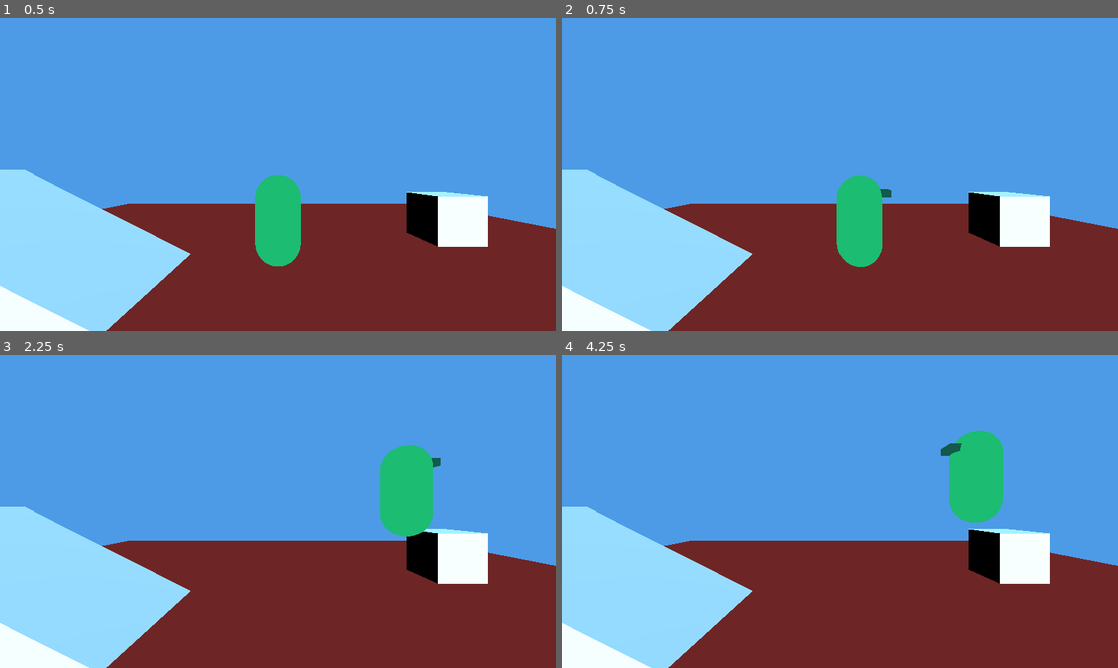
Above: before the commit, frames 1-4 (two rows, left to right).
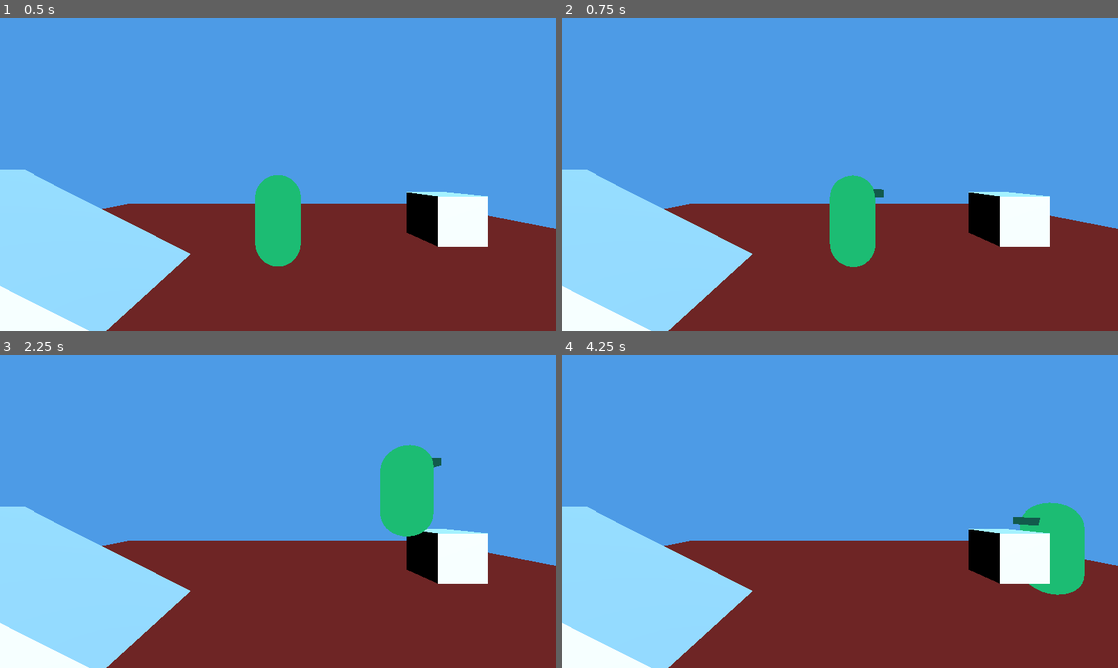
Above: after the commit, the same moments.

Repository: mcthaydt/cabaret-template
Game: Godot game, scene res://templates/base_scene_template.tscn
Two runs of this game, one before a commit and one after it. Both use one fixed random seed, a clock stepped at 60 frames per second and the inputs below.
Inputs (mouse positions are in pixels of both pictures, inside the frame that each line leads up to):
- Up to frame 1 (0.5 s): no input
- Up to frame 2 (0.75 s): tap Enter at 0.5 s; move the mouse to (962, 158) at 0.52 s; hold D (move_right) from 0.53 s (still down); hold Shift from 0.53 s (still down); click (962, 158) at 0.67 s
- Up to frame 3 (2.25 s): tap Space (jump) at 0.77, 2 s; release D (move_right) at 1.25 s; release Shift at 1.25 s; drag from (166, 527) to (250, 574) at 1.27 s; move the mouse to (333, 442) at 2.02 s; hold D (move_right) from 2.03 s (still down); tap Ctrl at 2.1 s
- Up to frame 4 (4.25 s): release D (move_right) at 2.75 s; drag from (812, 574) to (673, 464) at 2.77 s; tap Enter at 3.5 s; move the mouse to (1006, 558) at 3.52 s; hold A (move_left) from 3.53 s (still down); tap Alt at 3.6 s; tap Space (jump) at 3.77 s

Frame 1 is identical in both runs. In frame 2, 0.8% of the frame differs, in the area x 48-60%, y 50-80%; in frame 3, less than 0.1%; in frame 4, 4.8%, in the area x 68-94%, y 24-77%.

Commit message:
align with surface

Diff:
--- /dev/null
+++ b/scripts/ecs/components/align_with_surface_component.gd
@@ -0,0 +1,41 @@
+extends ECSComponent
+
+class_name AlignWithSurfaceComponent
+
+const COMPONENT_TYPE := StringName("AlignWithSurfaceComponent")
+
+@export_node_path("CharacterBody3D") var character_body_path: NodePath
+@export_node_path("Node3D") var visual_alignment_path: NodePath
+@export_node_path("Node") var floating_component_path: NodePath
+
+@export var smoothing_speed: float = 12.0
+@export var align_only_when_supported: bool = true
+@export var recent_support_tolerance: float = 0.2
+@export var fallback_up_direction: Vector3 = Vector3.UP
+
+func _init() -> void:
+	component_type = COMPONENT_TYPE
+
+func get_component_type() -> StringName:
+	return component_type
+
+func get_character_body() -> CharacterBody3D:
+	if character_body_path.is_empty():
+		return null
+	return get_node_or_null(character_body_path) as CharacterBody3D
+
+func get_visual_node() -> Node3D:
+	if visual_alignment_path.is_empty():
+		return null
+	return get_node_or_null(visual_alignment_path) as Node3D
+
+func get_floating_component() -> FloatingComponent:
+	if floating_component_path.is_empty():
+		return null
+	return get_node_or_null(floating_component_path) as FloatingComponent
+
+func has_recent_support(current_time: float, tolerance: float) -> bool:
+	var floating := get_floating_component()
+	if floating == null:
+		return false
+	return floating.has_recent_support(current_time, tolerance)
--- a/scripts/ecs/components/movement_component.gd
+++ b/scripts/ecs/components/movement_component.gd
@@ -7,8 +7,13 @@
 @export var max_speed: float = 6.0
 @export var acceleration: float = 20.0
 @export var deceleration: float = 25.0
+@export var use_second_order_dynamics: bool = true
+@export var response_frequency: float = 1.0
+@export var damping_ratio: float = 0.5
 @export_node_path("CharacterBody3D") var character_body_path: NodePath
 @export_node_path("Node") var input_component_path: NodePath
+
+var _horizontal_dynamics_velocity: Vector2 = Vector2.ZERO
 
 func _init() -> void:
     component_type = COMPONENT_TYPE
@@ -22,3 +27,12 @@
     if input_component_path.is_empty():
         return null
     return get_node_or_null(input_component_path)
+
+func get_horizontal_dynamics_velocity() -> Vector2:
+    return _horizontal_dynamics_velocity
+
+func set_horizontal_dynamics_velocity(value: Vector2) -> void:
+    _horizontal_dynamics_velocity = value
+
+func reset_dynamics_state() -> void:
+    _horizontal_dynamics_velocity = Vector2.ZERO
--- /dev/null
+++ b/scripts/ecs/systems/align_with_surface_system.gd
@@ -0,0 +1,73 @@
+extends ECSSystem
+
+class_name AlignWithSurfaceSystem
+
+const ALIGN_TYPE := StringName("AlignWithSurfaceComponent")
+
+func process_tick(delta: float) -> void:
+	var now := Time.get_ticks_msec() / 1000.0
+
+	for component in get_components(ALIGN_TYPE):
+		if component == null:
+			continue
+
+		var align_component: AlignWithSurfaceComponent = component as AlignWithSurfaceComponent
+		if align_component == null:
+			continue
+
+		var body: CharacterBody3D = align_component.get_character_body()
+		var visual: Node3D = align_component.get_visual_node()
+		if body == null or visual == null:
+			continue
+
+		if align_component.align_only_when_supported:
+			var tolerance := align_component.recent_support_tolerance
+			if not align_component.has_recent_support(now, tolerance):
+				continue
+
+		var target_up := body.up_direction.normalized()
+		if target_up.length() == 0.0:
+			target_up = align_component.fallback_up_direction.normalized()
+		if target_up.length() == 0.0:
+			target_up = Vector3.UP
+
+		var body_forward := _project_onto_plane(-body.global_transform.basis.z, target_up)
+		if body_forward.length() == 0.0:
+			body_forward = _project_onto_plane(-visual.global_transform.basis.z, target_up)
+		if body_forward.length() == 0.0:
+			body_forward = _project_onto_plane(Vector3.FORWARD, target_up)
+
+		if body_forward.length() == 0.0:
+			continue
+
+		body_forward = body_forward.normalized()
+
+		var target_right := body_forward.cross(target_up)
+		if target_right.length() == 0.0:
+			continue
+		target_right = target_right.normalized()
+
+		var target_forward := target_up.cross(target_right).normalized()
+
+		var target_basis := Basis(target_right, target_up, -target_forward).orthonormalized()
+		var current_basis := visual.global_transform.basis.orthonormalized()
+
+		var smoothing: float = max(align_component.smoothing_speed, 0.0)
+		var new_basis: Basis
+		if smoothing <= 0.0:
+			new_basis = target_basis
+		else:
+			var t: float = clamp(smoothing * delta, 0.0, 1.0)
+			var current_quat := current_basis.get_rotation_quaternion()
+			var target_quat := target_basis.get_rotation_quaternion()
+			var result_quat := current_quat.slerp(target_quat, t)
+			new_basis = Basis(result_quat)
+
+		var origin := visual.global_transform.origin
+		visual.global_transform = Transform3D(new_basis, origin)
+
+func _project_onto_plane(vector: Vector3, plane_normal: Vector3) -> Vector3:
+	var normal := plane_normal.normalized()
+	if normal.length() == 0.0:
+		return Vector3.ZERO
+	return vector - normal * vector.dot(normal)
--- a/scripts/ecs/systems/movement_system.gd
+++ b/scripts/ecs/systems/movement_system.gd
@@ -5,59 +5,92 @@
 const MOVEMENT_TYPE := StringName("MovementComponent")
 
 func process_tick(delta: float) -> void:
-    var body_state := {}
-    var bodies := []
+	var body_state := {}
+	var bodies := []
 
-    for component in get_components(MOVEMENT_TYPE):
-        if component == null:
-            continue
+	for component in get_components(MOVEMENT_TYPE):
+		if component == null:
+			continue
 
-        var body = component.get_character_body()
-        if body == null:
-            continue
+		var body = component.get_character_body()
+		if body == null:
+			continue
 
-        var state = body_state.get(body, null)
-        if state == null:
-            state = {
-                "velocity": body.velocity,
-            }
-            body_state[body] = state
-            bodies.append(body)
+		var state = body_state.get(body, null)
+		if state == null:
+			state = {
+				"velocity": body.velocity,
+			}
+			body_state[body] = state
+			bodies.append(body)
 
-        var velocity: Vector3 = state.velocity
+		var velocity: Vector3 = state.velocity
 
-        var input_component = component.get_input_component()
-        var input_vector := Vector2.ZERO
-        if input_component != null:
-            input_vector = input_component.move_vector
+		var input_component = component.get_input_component()
+		var input_vector := Vector2.ZERO
+		if input_component != null:
+			input_vector = input_component.move_vector
 
-        if input_vector.length() > 0.0:
-            var desired_velocity = _get_desired_velocity(input_vector, component.max_speed)
-            velocity.x = move_toward(velocity.x, desired_velocity.x, component.acceleration * delta)
-            velocity.z = move_toward(velocity.z, desired_velocity.z, component.acceleration * delta)
-        else:
-            velocity.x = move_toward(velocity.x, 0.0, component.deceleration * delta)
-            velocity.z = move_toward(velocity.z, 0.0, component.deceleration * delta)
+		var has_input: bool = input_vector.length() > 0.0
+		var desired_velocity := Vector3.ZERO
+		if has_input:
+			desired_velocity = _get_desired_velocity(input_vector, component.max_speed)
 
-        velocity = _clamp_horizontal_speed(velocity, component.max_speed)
-        state.velocity = velocity
+		var wants_second_order: bool = component.use_second_order_dynamics and component.response_frequency > 0.0
+		if wants_second_order and has_input:
+			velocity = _apply_second_order_dynamics(component, velocity, desired_velocity, delta)
+		else:
+			if has_input:
+				velocity.x = move_toward(velocity.x, desired_velocity.x, component.acceleration * delta)
+				velocity.z = move_toward(velocity.z, desired_velocity.z, component.acceleration * delta)
+			else:
+				velocity.x = move_toward(velocity.x, 0.0, component.deceleration * delta)
+				velocity.z = move_toward(velocity.z, 0.0, component.deceleration * delta)
+			component.reset_dynamics_state()
 
-    for body in bodies:
-        var final_velocity: Vector3 = body_state[body].velocity
-        body.velocity = final_velocity
-        if body.has_method("move_and_slide"):
-            body.move_and_slide()
+		velocity = _clamp_horizontal_speed(velocity, component.max_speed)
+		state.velocity = velocity
+
+	for body in bodies:
+		var final_velocity: Vector3 = body_state[body].velocity
+		body.velocity = final_velocity
+		if body.has_method("move_and_slide"):
+			body.move_and_slide()
 
 func _get_desired_velocity(input_vector: Vector2, max_speed: float) -> Vector3:
-    var normalized = input_vector
-    if normalized.length() > 1.0:
-        normalized = normalized.normalized()
-    return Vector3(normalized.x, 0.0, normalized.y) * max_speed
+	var normalized = input_vector
+	if normalized.length() > 1.0:
+		normalized = normalized.normalized()
+	return Vector3(normalized.x, 0.0, normalized.y) * max_speed
 
 func _clamp_horizontal_speed(velocity: Vector3, max_speed: float) -> Vector3:
-    var horizontal := Vector3(velocity.x, 0.0, velocity.z)
-    if horizontal.length() > max_speed:
-        horizontal = horizontal.normalized() * max_speed
-        velocity.x = horizontal.x
-        velocity.z = horizontal.z
-    return velocity
+	var horizontal := Vector3(velocity.x, 0.0, velocity.z)
+	if horizontal.length() > max_speed:
+		horizontal = horizontal.normalized() * max_speed
+		velocity.x = horizontal.x
+		velocity.z = horizontal.z
+	return velocity
+
+func _apply_second_order_dynamics(component: MovementComponent, velocity: Vector3, desired_velocity: Vector3, delta: float) -> Vector3:
+	var frequency: float = max(component.response_frequency, 0.0)
+	if frequency <= 0.0:
+		component.reset_dynamics_state()
+		return velocity
+
+	var damping: float = max(component.damping_ratio, 0.0)
+	var omega: float = TAU * frequency
+	if omega <= 0.0:
+		component.reset_dynamics_state()
+		return velocity
+
+	var current_horizontal := Vector2(velocity.x, velocity.z)
+	var target_horizontal := Vector2(desired_velocity.x, desired_velocity.z)
+	var dynamics_velocity: Vector2 = component.get_horizontal_dynamics_velocity()
+	var error: Vector2 = target_horizontal - current_horizontal
+	var accel: Vector2 = error * (omega * omega) - dynamics_velocity * (2.0 * damping * omega)
+	dynamics_velocity += accel * delta
+	current_horizontal += dynamics_velocity * delta
+	component.set_horizontal_dynamics_velocity(dynamics_velocity)
+	velocity.x = current_horizontal.x
+	velocity.z = current_horizontal.y
+	return velocity
--- a/templates/base_scene_template.tscn
+++ b/templates/base_scene_template.tscn
@@ -8,6 +8,7 @@
 [ext_resource type="Script" uid="uid://hdq1lxp4htnw" path="res://scripts/ecs/ecs_manager.gd" id="6_0e7m3"]
 [ext_resource type="Script" uid="uid://dausi45e3hfbi" path="res://scripts/ecs/systems/floating_system.gd" id="6_tnjgn"]
 [ext_resource type="PackedScene" uid="uid://cyu3l6we2jq23" path="res://templates/player_template.tscn" id="7_4wxy1"]
+[ext_resource type="Script" uid="uid://bcfmpsviubaxf" path="res://scripts/ecs/systems/align_with_surface_system.gd" id="7_awem0"]
 
 [sub_resource type="StandardMaterial3D" id="StandardMaterial3D_q3o1v"]
 shading_mode = 0
@@ -72,6 +73,9 @@
 [node name="Floating_System" type="Node" parent="Systems"]
 script = ExtResource("6_tnjgn")
 
+[node name="Align_With_Surface_System" type="Node" parent="Systems"]
+script = ExtResource("7_awem0")
+
 [node name="Managers" type="Node" parent="."]
 
 [node name="ECS_Manager" type="Node" parent="Managers"]
--- a/templates/player_template.tscn
+++ b/templates/player_template.tscn
@@ -1,10 +1,11 @@
-[gd_scene load_steps=11 format=3 uid="uid://cyu3l6we2jq23"]
+[gd_scene load_steps=12 format=3 uid="uid://cyu3l6we2jq23"]
 
 [ext_resource type="Script" uid="uid://cstnlbygcta3i" path="res://scripts/ecs/components/movement_component.gd" id="1_6m9bm"]
 [ext_resource type="Script" uid="uid://b833lsf5jex23" path="res://scripts/ecs/components/jump_component.gd" id="2_h3hux"]
 [ext_resource type="Script" uid="uid://bs12uwba3rh6o" path="res://scripts/ecs/components/input_component.gd" id="3_2fo1m"]
 [ext_resource type="Script" uid="uid://db7wk78767ida" path="res://scripts/ecs/components/rotate_to_input_component.gd" id="4_4etni"]
 [ext_resource type="Script" uid="uid://dbnpg30arx0vt" path="res://scripts/ecs/components/floating_component.gd" id="5_f1jtd"]
+[ext_resource type="Script" uid="uid://chml6n4g2oasr" path="res://scripts/ecs/components/align_with_surface_component.gd" id="6_xa0wx"]
 
 [sub_resource type="CapsuleMesh" id="CapsuleMesh_6mvan"]
 
@@ -65,6 +66,7 @@
 
 [node name="MovementComponent" type="Node" parent="Components"]
 script = ExtResource("1_6m9bm")
+deceleration = 22.0
 character_body_path = NodePath("../../Player_Body")
 input_component_path = NodePath("../InputComponent")
 
@@ -85,3 +87,9 @@
 script = ExtResource("5_f1jtd")
 character_body_path = NodePath("../../Player_Body")
 raycast_root_path = NodePath("../../Player_Body/HoverRays")
+
+[node name="AlignWithSurfaceComponent" type="Node" parent="Components"]
+script = ExtResource("6_xa0wx")
+character_body_path = NodePath("../../Player_Body")
+visual_alignment_path = NodePath("../../Player_Body/Body_Mesh")
+floating_component_path = NodePath("../FloatingComponent")
--- /dev/null
+++ b/tests/unit/ecs/components/test_align_with_surface_component.gd
@@ -0,0 +1,87 @@
+extends GutTest
+
+const ECS_MANAGER := preload("res://scripts/ecs/ecs_manager.gd")
+const ALIGN_COMPONENT := preload("res://scripts/ecs/components/align_with_surface_component.gd")
+const FLOATING_COMPONENT := preload("res://scripts/ecs/components/floating_component.gd")
+
+
+func _pump() -> void:
+	await get_tree().process_frame
+
+func _add_manager() -> ECS_MANAGER:
+	var manager := ECS_MANAGER.new()
+	add_child(manager)
+	await _pump()
+	return manager
+
+func test_align_with_surface_component_defaults_and_registration() -> void:
+	var manager := await _add_manager()
+
+	var component := ALIGN_COMPONENT.new()
+	add_child(component)
+	await _pump()
+
+	assert_eq(component.get_component_type(), ALIGN_COMPONENT.COMPONENT_TYPE)
+	assert_almost_eq(component.smoothing_speed, 12.0, 0.001)
+	assert_true(component.align_only_when_supported)
+	assert_almost_eq(component.recent_support_tolerance, 0.2, 0.001)
+	assert_eq(component.fallback_up_direction, Vector3.UP)
+
+	var components := manager.get_components(ALIGN_COMPONENT.COMPONENT_TYPE)
+	assert_true(components.has(component))
+
+	component.queue_free()
+	manager.queue_free()
+	await _pump()
+
+func test_align_with_surface_component_fetches_assigned_nodes() -> void:
+	await _add_manager()
+
+	var component := ALIGN_COMPONENT.new()
+	add_child(component)
+	await _pump()
+
+	var body := CharacterBody3D.new()
+	component.add_child(body)
+	await _pump()
+
+	var mesh := Node3D.new()
+	body.add_child(mesh)
+	await _pump()
+
+	var floating := FLOATING_COMPONENT.new()
+	component.add_child(floating)
+	await _pump()
+
+	component.character_body_path = component.get_path_to(body)
+	component.visual_alignment_path = component.get_path_to(mesh)
+	component.floating_component_path = component.get_path_to(floating)
+
+	assert_true(component.get_character_body() == body)
+	assert_true(component.get_visual_node() == mesh)
+	assert_true(component.get_floating_component() == floating)
+
+	component.queue_free()
+	await _pump()
+
+func test_align_with_surface_component_delegates_support_check() -> void:
+	var component := ALIGN_COMPONENT.new()
+	add_child(component)
+	await _pump()
+
+	var floating := FLOATING_COMPONENT.new()
+	component.add_child(floating)
+	await _pump()
+
+	component.floating_component_path = component.get_path_to(floating)
+
+	var now := Time.get_ticks_msec() / 1000.0
+	floating.update_support_state(false, now)
+
+	assert_false(component.has_recent_support(now, 0.1))
+
+	floating.update_support_state(true, now)
+	assert_true(component.has_recent_support(now, 0.1))
+
+	component.queue_free()
+	await _pump()
--- /dev/null
+++ b/tests/unit/ecs/systems/test_align_with_surface_system.gd
@@ -0,0 +1,126 @@
+extends GutTest
+
+const ECS_MANAGER := preload("res://scripts/ecs/ecs_manager.gd")
+const ALIGN_COMPONENT := preload("res://scripts/ecs/components/align_with_surface_component.gd")
+const ALIGN_SYSTEM := preload("res://scripts/ecs/systems/align_with_surface_system.gd")
+const FLOATING_COMPONENT := preload("res://scripts/ecs/components/floating_component.gd")
+
+class FakeBody extends CharacterBody3D:
+	func _init() -> void:
+		up_direction = Vector3.UP
+
+class FakeVisual extends Node3D:
+	pass
+
+func _pump() -> void:
+	await get_tree().process_frame
+
+func _setup_context() -> Dictionary:
+	var manager := ECS_MANAGER.new()
+	add_child(manager)
+	await _pump()
+
+	var component := ALIGN_COMPONENT.new()
+	add_child(component)
+	await _pump()
+
+	var body := FakeBody.new()
+	component.add_child(body)
+	await _pump()
+
+	var visual := FakeVisual.new()
+	body.add_child(visual)
+	await _pump()
+
+	var floating := FLOATING_COMPONENT.new()
+	component.add_child(floating)
+	await _pump()
+
+	component.character_body_path = component.get_path_to(body)
+	component.visual_alignment_path = component.get_path_to(visual)
+	component.floating_component_path = component.get_path_to(floating)
+
+	var system := ALIGN_SYSTEM.new()
+	add_child(system)
+	await _pump()
+
+	return {
+		"manager": manager,
+		"component": component,
+		"body": body,
+		"visual": visual,
+		"floating": floating,
+		"system": system,
+	}
+
+func test_align_system_matches_visual_up_to_body_up_direction() -> void:
+	var context := await _setup_context()
+	var component = context["component"] as AlignWithSurfaceComponent
+	component.align_only_when_supported = false
+	component.smoothing_speed = 0.0
+
+	var body = context["body"] as FakeBody
+	var visual = context["visual"] as FakeVisual
+	var system = context["system"] as AlignWithSurfaceSystem
+
+	var slope_normal := Vector3(0.0, 0.8660254, 0.5).normalized()
+	body.up_direction = slope_normal
+	var basis := Basis.IDENTITY
+	basis = basis.rotated(Vector3.UP, 0.3)
+	body.global_transform = Transform3D(basis, Vector3.ZERO)
+	visual.global_transform = Transform3D(Basis.IDENTITY, Vector3.ZERO)
+
+	system._physics_process(0.016)
+
+	var visual_up: Vector3 = visual.global_transform.basis.y.normalized()
+	assert_almost_eq(visual_up.x, slope_normal.x, 0.01)
+	assert_almost_eq(visual_up.y, slope_normal.y, 0.01)
+	assert_almost_eq(visual_up.z, slope_normal.z, 0.01)
+
+	await _cleanup(context)
+
+func test_align_system_respects_support_requirement() -> void:
+	var context := await _setup_context()
+	var component = context["component"] as AlignWithSurfaceComponent
+	component.align_only_when_supported = true
+	component.recent_support_tolerance = 0.1
+	component.smoothing_speed = 0.0
+
+	var body = context["body"] as FakeBody
+	var visual = context["visual"] as FakeVisual
+	var floating = context["floating"] as FloatingComponent
+	var system = context["system"] as AlignWithSurfaceSystem
+
+	var initial_basis: Basis = visual.global_transform.basis
+	var slope_normal := Vector3(0.2, 0.9, 0.4).normalized()
+	body.up_direction = slope_normal
+
+	var now := Time.get_ticks_msec() / 1000.0
+	floating.update_support_state(false, now - 1.0)
+
+	system._physics_process(0.016)
+
+	var after_no_support: Basis = visual.global_transform.basis
+	assert_vector3_approx_eq(after_no_support.y, initial_basis.y, 0.001)
+
+	floating.update_support_state(true, now)
+
+	system._physics_process(0.016)
+
+	var visual_up: Vector3 = visual.global_transform.basis.y.normalized()
+	assert_almost_eq(visual_up.x, slope_normal.x, 0.01)
+	assert_almost_eq(visual_up.y, slope_normal.y, 0.01)
+	assert_almost_eq(visual_up.z, slope_normal.z, 0.01)
+
+	await _cleanup(context)
+
+func _cleanup(context: Dictionary) -> void:
+	for node in context.values():
+		if node is Node:
+			node.queue_free()
+	await _pump()
+
+func assert_vector3_approx_eq(actual: Vector3, expected: Vector3, tolerance: float) -> void:
+	assert_almost_eq(actual.x, expected.x, tolerance)
+	assert_almost_eq(actual.y, expected.y, tolerance)
+	assert_almost_eq(actual.z, expected.z, tolerance)
--- a/tests/unit/ecs/systems/test_movement_system.gd
+++ b/tests/unit/ecs/systems/test_movement_system.gd
@@ -82,6 +82,55 @@
 
     await _cleanup(context)
 
+func test_movement_system_second_order_dynamics_response() -> void:
+    var context := await _setup_entity()
+    var movement = context["movement"]
+    var input = context["input"]
+    var body: FakeBody = context["body"]
+    var system = context["system"]
+
+    movement.use_second_order_dynamics = true
+    movement.response_frequency = 1.0
+    movement.damping_ratio = 0.5
+    movement.max_speed = 10.0
+
+    body.velocity = Vector3.ZERO
+    input.set_move_vector(Vector2.RIGHT)
+
+    system._physics_process(0.1)
+
+    assert_almost_eq(body.velocity.x, 3.9478, 0.01)
+    assert_almost_eq(movement.get_horizontal_dynamics_velocity().x, 39.478, 0.1)
+
+    await _cleanup(context)
+
+func test_movement_second_order_settles_quickly_after_input_release() -> void:
+    var context := await _setup_entity()
+    var movement = context["movement"]
+    var input = context["input"]
+    var body: FakeBody = context["body"]
+    var system = context["system"]
+
+    movement.use_second_order_dynamics = true
+    movement.response_frequency = 1.0
+    movement.damping_ratio = 0.5
+    movement.max_speed = 10.0
+    movement.deceleration = 25.0
+
+    body.velocity = Vector3.ZERO
+    input.set_move_vector(Vector2.RIGHT)
+
+    system._physics_process(0.1)
+
+    input.set_move_vector(Vector2.ZERO)
+
+    system._physics_process(0.1)
+
+    assert_true(body.velocity.x <= 1.5)
+    assert_almost_eq(movement.get_horizontal_dynamics_velocity().x, 0.0, 0.01)
+
+    await _cleanup(context)
+
 func _cleanup(context: Dictionary) -> void:
     for value in context.values():
         if value is Node:
Not shown, added: scripts/ecs/components/align_with_surface_component.gd.uid
Not shown, added: scripts/ecs/systems/align_with_surface_system.gd.uid
Not shown: 1 places in templates/base_scene_template.tscn that only renumber resources
Not shown, added: tests/unit/ecs/components/test_align_with_surface_component.gd.uid
Not shown, added: tests/unit/ecs/systems/test_align_with_surface_system.gd.uid
